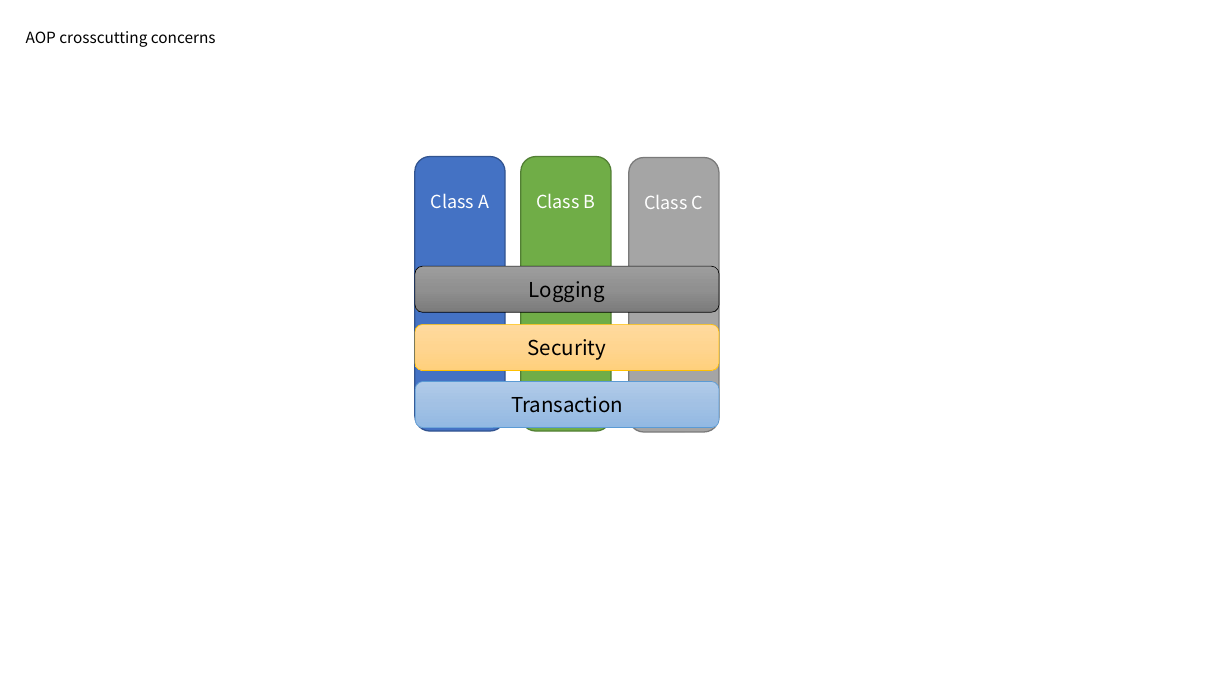
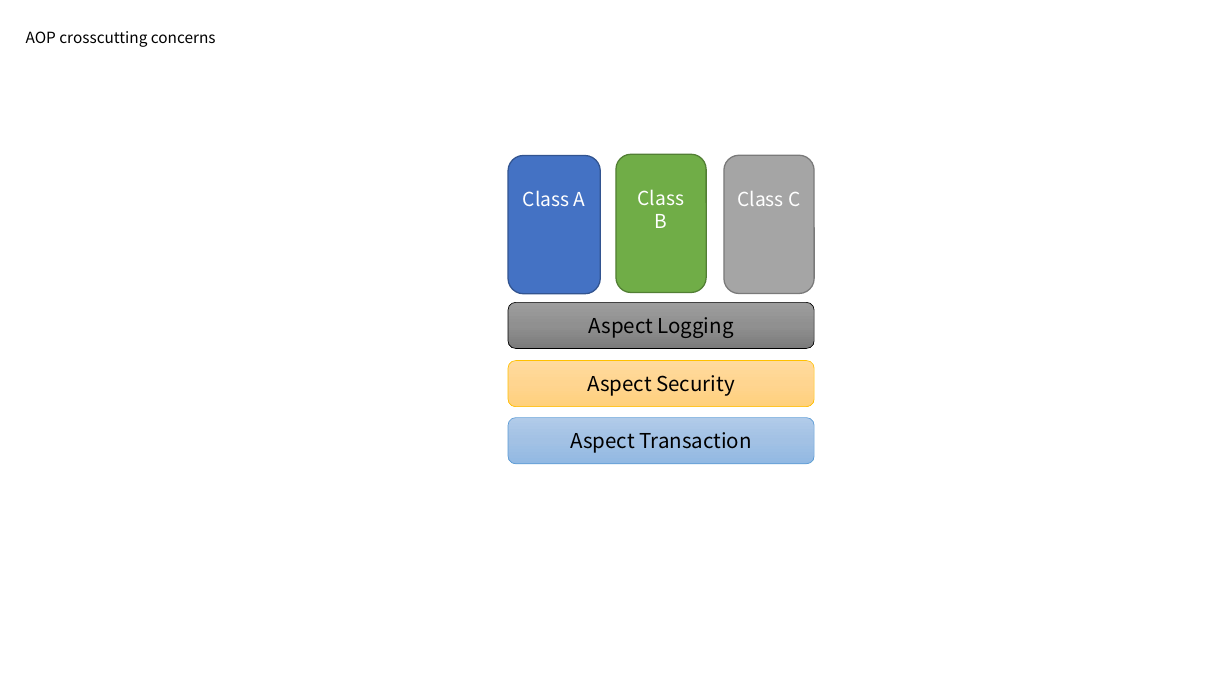
Before and after one commit to Seongmun-Hong/Seongmun-Hong.github.io, a slide deck: slide 12 of images.pptx. Drawn at 1232x693 pixels with LibreOffice and Linux fonts; fonts in the diff are those of the drawing. Boxes give left, top, right and bottom in pixels: in the first picture for what was removed or moved away, otherwise in the second. Text is boxed around its words. In the diff, an @@ line names an element or a change of style, - is before the commit and + after.

```diff
--- a/images.pptx
+++ b/images.pptx
@@ rounded rectangle "Class A" resized from (x1=415, y1=156, x2=506, y2=431) to (x1=508, y1=155, x2=601, y2=294) @@
@@ rounded rectangle "Class B" resized from (x1=521, y1=156, x2=612, y2=431) to (x1=616, y1=154, x2=707, y2=293) @@
@@ size 14 to 15 pt in 3 elements at (x1=508, y1=155, x2=601, y2=294), (x1=616, y1=154, x2=707, y2=293), (x1=725, y1=155, x2=815, y2=294) @@
@@ rounded rectangle "Class C" resized from (x1=629, y1=157, x2=720, y2=432) to (x1=725, y1=155, x2=815, y2=294) @@
@@ text in rounded rectangle at (x1=588, y1=317, x2=734, y2=338): text changed @@
-Logging
+Aspect Logging
@@ 3 rounded rectangles moved together from (x1=415, y1=266, x2=719, y2=428) to (x1=508, y1=302, x2=814, y2=464) @@
@@ text in rounded rectangle at (x1=587, y1=375, x2=734, y2=396): text changed @@
-Security
+Aspect Security
@@ text in rounded rectangle at (x1=570, y1=432, x2=751, y2=453): text changed @@
-Transaction
+Aspect Transaction
```
Also in this commit, not shown: 1 other slide changed, 1 slide added, 1 other file.
